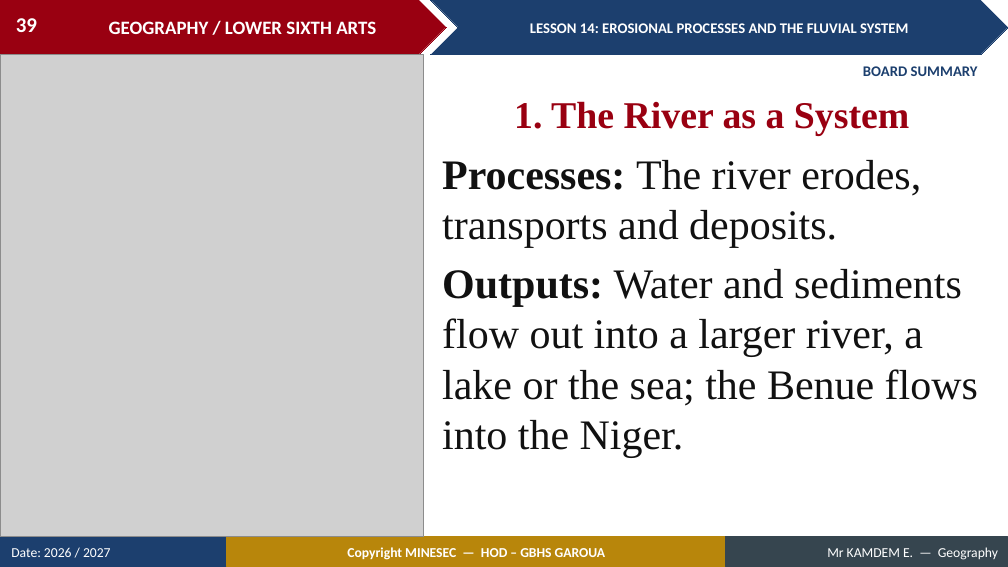
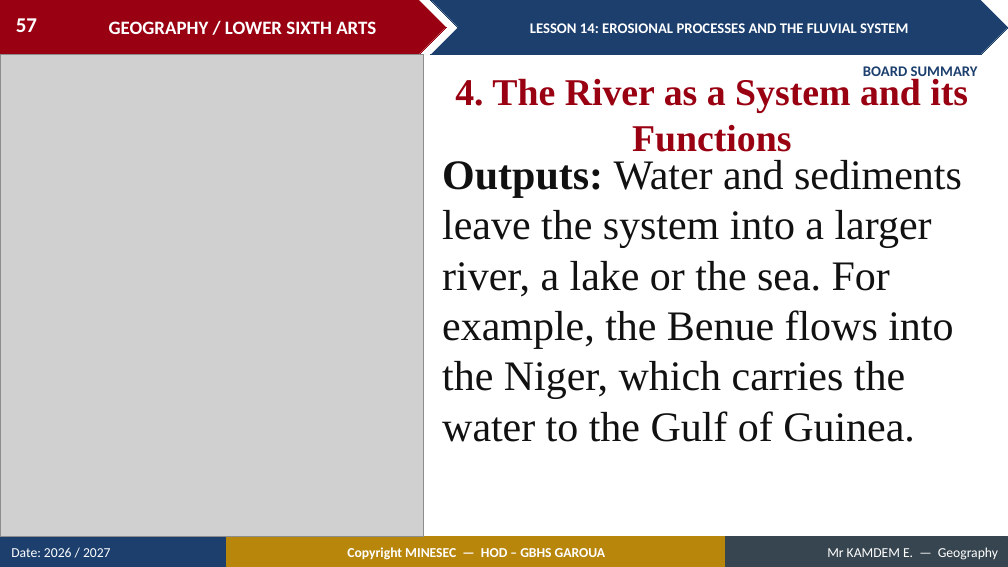
Before and after one commit to Berthautk/linea-github, a slide deck: slide 57 of lecons/LSA/Geomorphology/16_LSA_GEOMO_L14_Erosional_Processes_and_the_Fluvial_System.pptx (slide 39 before the commit). Drawn at 1008x567 pixels with LibreOffice and Linux fonts; fonts in the diff are those of the drawing; grey boxes stand for pictures. Boxes give left, top, right and bottom in pixels: in the first picture for what was removed or moved away, otherwise in the second. Text is boxed around its words. In the diff, an @@ line names an element or a change of style, - is before the commit and + after.

```diff
--- a/lecons/LSA/Geomorphology/16_LSA_GEOMO_L14_Erosional_Processes_and_the_Fluvial_System.pptx
+++ b/lecons/LSA/Geomorphology/16_LSA_GEOMO_L14_Erosional_Processes_and_the_Fluvial_System.pptx
@@ page number at (x1=16, y1=18, x2=37, y2=32): text changed @@
-39
+57
@@ text at (x1=455, y1=78, x2=968, y2=152): text changed @@
-1. The River as a System
+4. The River as a System and its Functions
@@ text at (x1=442, y1=160, x2=962, y2=442): text changed @@
-Processes: The river erodes, transports and deposits.
-Outputs: Water and sediments flow out into a larger river, a lake or the sea; the Benue flows into the Niger.
+Outputs: Water and sediments leave the system into a larger river, a lake or the sea. For example, the Benue flows into the Niger, which carries the water to the Gulf of Guinea.
```
Also in this commit, not shown: 9 other slides changed, 14 slides added, 3 slides removed, 20 other files.
